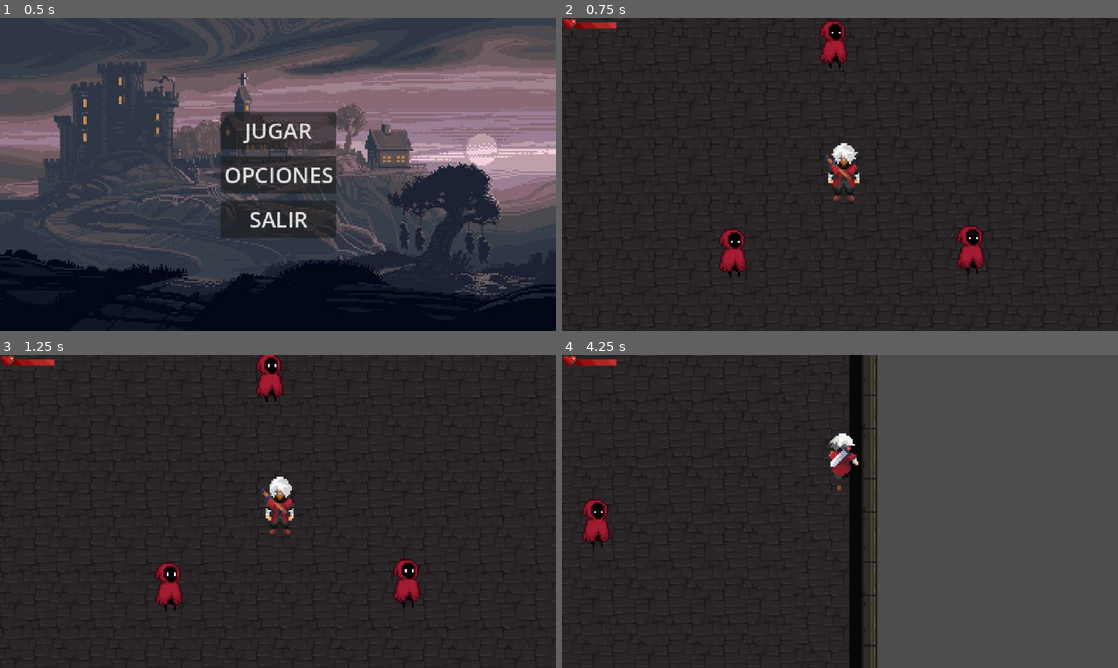
Above: before the commit, frames 1-4 (two rows, left to right).
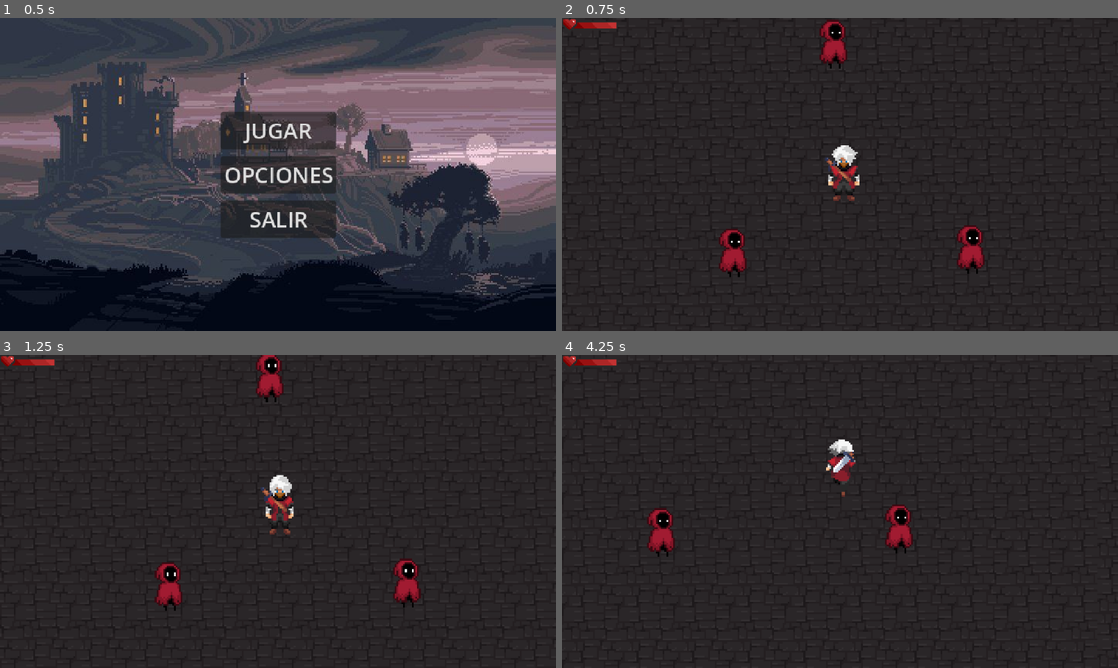
Above: after the commit, the same moments.

Repository: Gato7w7/Caedes_Benedicta
Game: Godot game, scene res://Scenes/menu.tscn
Same seed, same stepped clock (60 frames per second), same inputs: the game is played once before the commit and once after it.
Inputs (mouse positions are in pixels of both pictures, inside the frame that each line leads up to):
- Up to frame 1 (0.5 s): no input
- Up to frame 2 (0.75 s): click "JUGAR" at 0.5 s
- Up to frame 3 (1.25 s): no input
- Up to frame 4 (4.25 s): move the mouse to (962, 495) at 1.27 s; hold Right (ui_right) 1.28-2.03 s; click (962, 495) at 1.42 s; move the mouse to (728, 527) at 2.02 s; hold Down (ui_down) 2.03-2.78 s; click (728, 527) at 2.17 s; move the mouse to (895, 442) at 2.77 s; hold Right (ui_right) 2.78-3.53 s; click (895, 442) at 2.92 s; move the mouse to (812, 574) at 3.52 s; hold Up (ui_up) from 3.53 s (still down); click (812, 574) at 3.67 s

Frame 1 is identical in both runs. In frame 2, 0.3% of the frame differs, in the area x 47-54%, y 40-58%; in frame 3, 0.4%; in frame 4, 47%, in the area x 3-100%, y 0-100%.

Commit message:
Antes de implementar ataques

Diff:
--- a/Scenes/jugador.tscn
+++ b/Scenes/jugador.tscn
@@ -1,11 +1,15 @@
-[gd_scene load_steps=84 format=3 uid="uid://dmcuhd0kvhkgc"]
+[gd_scene load_steps=120 format=3 uid="uid://dmcuhd0kvhkgc"]
 
 [ext_resource type="Script" uid="uid://iys5d8qaptpk" path="res://Scripts/jugador.gd" id="1_c1mnh"]
 [ext_resource type="Texture2D" uid="uid://cr4hgcrcy71at" path="res://Assets/Personaje/attack1_down.png" id="2_aknpy"]
 [ext_resource type="Texture2D" uid="uid://dyf2vgvr3whe4" path="res://Assets/Personaje/attack_down.png" id="3_1bknw"]
 [ext_resource type="Texture2D" uid="uid://d7itqepydy0k" path="res://Assets/Personaje/idle_side_mod.png" id="4_3cdix"]
+[ext_resource type="Texture2D" uid="uid://b6igogtmf42kr" path="res://Assets/Personaje/attack1_side.png" id="4_aknpy"]
+[ext_resource type="Texture2D" uid="uid://dp5cphro710mi" path="res://Assets/Personaje/attack2_side.png" id="5_1bknw"]
 [ext_resource type="Texture2D" uid="uid://clt53k32v604b" path="res://Assets/Personaje/idle_down_mod.png" id="5_6vc6x"]
+[ext_resource type="Texture2D" uid="uid://ee26ncj3c484" path="res://Assets/Personaje/attack1_up.png" id="6_fr03m"]
 [ext_resource type="Texture2D" uid="uid://iyj6sbeyx1v1" path="res://Assets/Personaje/idle_up_mod.png" id="7_x1a6r"]
+[ext_resource type="Texture2D" uid="uid://b7fecdebu8262" path="res://Assets/Personaje/attack2_up.png" id="7_yy7ku"]
 [ext_resource type="Texture2D" uid="uid://1d6criw8u8af" path="res://Assets/Personaje/run_down_mod.png" id="10_fr03m"]
 [ext_resource type="Texture2D" uid="uid://2bqa7h5o57m2" path="res://Assets/Personaje/run_side_mod.png" id="11_fr03m"]
 [ext_resource type="Texture2D" uid="uid://dtsi54yf5ped1" path="res://Assets/Personaje/run_up_mod.png" id="12_yy7ku"]
@@ -74,6 +78,134 @@
 atlas = ExtResource("3_1bknw")
 region = Rect2(672, 0, 96, 80)
 
+[sub_resource type="AtlasTexture" id="AtlasTexture_bnm2g"]
+atlas = ExtResource("4_aknpy")
+region = Rect2(0, 0, 96, 80)
+
+[sub_resource type="AtlasTexture" id="AtlasTexture_wu5nh"]
+atlas = ExtResource("4_aknpy")
+region = Rect2(96, 0, 96, 80)
+
+[sub_resource type="AtlasTexture" id="AtlasTexture_y2gsv"]
+atlas = ExtResource("4_aknpy")
+region = Rect2(192, 0, 96, 80)
+
+[sub_resource type="AtlasTexture" id="AtlasTexture_hf4tf"]
+atlas = ExtResource("4_aknpy")
+region = Rect2(288, 0, 96, 80)
+
+[sub_resource type="AtlasTexture" id="AtlasTexture_c2yei"]
+atlas = ExtResource("4_aknpy")
+region = Rect2(384, 0, 96, 80)
+
+[sub_resource type="AtlasTexture" id="AtlasTexture_s0mfl"]
+atlas = ExtResource("4_aknpy")
+region = Rect2(480, 0, 96, 80)
+
+[sub_resource type="AtlasTexture" id="AtlasTexture_aw8s2"]
+atlas = ExtResource("4_aknpy")
+region = Rect2(576, 0, 96, 80)
+
+[sub_resource type="AtlasTexture" id="AtlasTexture_0gs4x"]
+atlas = ExtResource("4_aknpy")
+region = Rect2(672, 0, 96, 80)
+
+[sub_resource type="AtlasTexture" id="AtlasTexture_1csxk"]
+atlas = ExtResource("5_1bknw")
+region = Rect2(0, 0, 96, 80)
+
+[sub_resource type="AtlasTexture" id="AtlasTexture_kk0o3"]
+atlas = ExtResource("5_1bknw")
+region = Rect2(96, 0, 96, 80)
+
+[sub_resource type="AtlasTexture" id="AtlasTexture_see0k"]
+atlas = ExtResource("5_1bknw")
+region = Rect2(192, 0, 96, 80)
+
+[sub_resource type="AtlasTexture" id="AtlasTexture_gxv3l"]
+atlas = ExtResource("5_1bknw")
+region = Rect2(288, 0, 96, 80)
+
+[sub_resource type="AtlasTexture" id="AtlasTexture_b5kao"]
+atlas = ExtResource("5_1bknw")
+region = Rect2(384, 0, 96, 80)
+
+[sub_resource type="AtlasTexture" id="AtlasTexture_8sfcj"]
+atlas = ExtResource("5_1bknw")
+region = Rect2(480, 0, 96, 80)
+
+[sub_resource type="AtlasTexture" id="AtlasTexture_q526c"]
+atlas = ExtResource("5_1bknw")
+region = Rect2(576, 0, 96, 80)
+
+[sub_resource type="AtlasTexture" id="AtlasTexture_deksw"]
+atlas = ExtResource("5_1bknw")
+region = Rect2(672, 0, 96, 80)
+
+[sub_resource type="AtlasTexture" id="AtlasTexture_3kbxk"]
+atlas = ExtResource("6_fr03m")
+region = Rect2(0, 0, 96, 80)
+
+[sub_resource type="AtlasTexture" id="AtlasTexture_lp4st"]
+atlas = ExtResource("6_fr03m")
+region = Rect2(96, 0, 96, 80)
+
+[sub_resource type="AtlasTexture" id="AtlasTexture_jim6r"]
+atlas = ExtResource("6_fr03m")
+region = Rect2(192, 0, 96, 80)
+
+[sub_resource type="AtlasTexture" id="AtlasTexture_ihteu"]
+atlas = ExtResource("6_fr03m")
+region = Rect2(288, 0, 96, 80)
+
+[sub_resource type="AtlasTexture" id="AtlasTexture_qhjea"]
+atlas = ExtResource("6_fr03m")
+region = Rect2(384, 0, 96, 80)
+
+[sub_resource type="AtlasTexture" id="AtlasTexture_1ii0v"]
+atlas = ExtResource("6_fr03m")
+region = Rect2(480, 0, 96, 80)
+
+[sub_resource type="AtlasTexture" id="AtlasTexture_e8k6w"]
+atlas = ExtResource("6_fr03m")
+region = Rect2(576, 0, 96, 80)
+
+[sub_resource type="AtlasTexture" id="AtlasTexture_310my"]
+atlas = ExtResource("6_fr03m")
+region = Rect2(672, 0, 96, 80)
+
+[sub_resource type="AtlasTexture" id="AtlasTexture_2hqh5"]
+atlas = ExtResource("7_yy7ku")
+region = Rect2(0, 0, 96, 80)
+
+[sub_resource type="AtlasTexture" id="AtlasTexture_oy1vx"]
+atlas = ExtResource("7_yy7ku")
+region = Rect2(96, 0, 96, 80)
+
+[sub_resource type="AtlasTexture" id="AtlasTexture_3i6pd"]
+atlas = ExtResource("7_yy7ku")
+region = Rect2(192, 0, 96, 80)
+
+[sub_resource type="AtlasTexture" id="AtlasTexture_bcrbm"]
+atlas = ExtResource("7_yy7ku")
+region = Rect2(288, 0, 96, 80)
+
+[sub_resource type="AtlasTexture" id="AtlasTexture_m5vdq"]
+atlas = ExtResource("7_yy7ku")
+region = Rect2(384, 0, 96, 80)
+
+[sub_resource type="AtlasTexture" id="AtlasTexture_01vd6"]
+atlas = ExtResource("7_yy7ku")
+region = Rect2(480, 0, 96, 80)
+
+[sub_resource type="AtlasTexture" id="AtlasTexture_qp7yg"]
+atlas = ExtResource("7_yy7ku")
+region = Rect2(576, 0, 96, 80)
+
+[sub_resource type="AtlasTexture" id="AtlasTexture_nkoaa"]
+atlas = ExtResource("7_yy7ku")
+region = Rect2(672, 0, 96, 80)
+
 [sub_resource type="AtlasTexture" id="AtlasTexture_rmprl"]
 atlas = ExtResource("5_6vc6x")
 region = Rect2(0, 0, 96, 80)
@@ -349,9 +481,115 @@
 "duration": 1.0,
 "texture": SubResource("AtlasTexture_38wpy")
 }],
-"loop": true,
-"name": &"double_a",
-"speed": 10.0
+"loop": false,
+"name": &"attack_down",
+"speed": 17.0
+}, {
+"frames": [{
+"duration": 1.0,
+"texture": SubResource("AtlasTexture_bnm2g")
+}, {
+"duration": 1.0,
+"texture": SubResource("AtlasTexture_wu5nh")
+}, {
+"duration": 1.0,
+"texture": SubResource("AtlasTexture_y2gsv")
+}, {
+"duration": 1.0,
+"texture": SubResource("AtlasTexture_hf4tf")
+}, {
+"duration": 1.0,
+"texture": SubResource("AtlasTexture_c2yei")
+}, {
+"duration": 1.0,
+"texture": SubResource("AtlasTexture_s0mfl")
+}, {
+"duration": 1.0,
+"texture": SubResource("AtlasTexture_aw8s2")
+}, {
+"duration": 1.0,
+"texture": SubResource("AtlasTexture_0gs4x")
+}, {
+"duration": 1.0,
+"texture": SubResource("AtlasTexture_1csxk")
+}, {
+"duration": 1.0,
+"texture": SubResource("AtlasTexture_kk0o3")
+}, {
+"duration": 1.0,
+"texture": SubResource("AtlasTexture_see0k")
+}, {
+"duration": 1.0,
+"texture": SubResource("AtlasTexture_gxv3l")
+}, {
+"duration": 1.0,
+"texture": SubResource("AtlasTexture_b5kao")
+}, {
+"duration": 1.0,
+"texture": SubResource("AtlasTexture_8sfcj")
+}, {
+"duration": 1.0,
+"texture": SubResource("AtlasTexture_q526c")
+}, {
+"duration": 1.0,
+"texture": SubResource("AtlasTexture_deksw")
+}],
+"loop": false,
+"name": &"attack_side",
+"speed": 17.0
+}, {
+"frames": [{
+"duration": 1.0,
+"texture": SubResource("AtlasTexture_3kbxk")
+}, {
+"duration": 1.0,
+"texture": SubResource("AtlasTexture_lp4st")
+}, {
+"duration": 1.0,
+"texture": SubResource("AtlasTexture_jim6r")
+}, {
+"duration": 1.0,
+"texture": SubResource("AtlasTexture_ihteu")
+}, {
+"duration": 1.0,
+"texture": SubResource("AtlasTexture_qhjea")
+}, {
+"duration": 1.0,
+"texture": SubResource("AtlasTexture_1ii0v")
+}, {
+"duration": 1.0,
+"texture": SubResource("AtlasTexture_e8k6w")
+}, {
+"duration": 1.0,
+"texture": SubResource("AtlasTexture_310my")
+}, {
+"duration": 1.0,
+"texture": SubResource("AtlasTexture_2hqh5")
+}, {
+"duration": 1.0,
+"texture": SubResource("AtlasTexture_oy1vx")
+}, {
+"duration": 1.0,
+"texture": SubResource("AtlasTexture_3i6pd")
+}, {
+"duration": 1.0,
+"texture": SubResource("AtlasTexture_bcrbm")
+}, {
+"duration": 1.0,
+"texture": SubResource("AtlasTexture_m5vdq")
+}, {
+"duration": 1.0,
+"texture": SubResource("AtlasTexture_01vd6")
+}, {
+"duration": 1.0,
+"texture": SubResource("AtlasTexture_qp7yg")
+}, {
+"duration": 1.0,
+"texture": SubResource("AtlasTexture_nkoaa")
+}],
+"loop": false,
+"name": &"attack_up",
+"speed": 17.0
 }, {
 "frames": [{
 "duration": 1.0,
@@ -568,9 +806,9 @@
 [node name="AnimatedSprite2D" type="AnimatedSprite2D" parent="."]
 position = Vector2(3, 0)
 sprite_frames = SubResource("SpriteFrames_x1a6r")
-animation = &"double_a"
+animation = &"nidle_down"
 autoplay = "nidle_down"
-frame_progress = 0.9017476
+frame_progress = 0.44446126
 
 [node name="CollisionShape2D" type="CollisionShape2D" parent="."]
 position = Vector2(3, 3)
--- a/Scripts/jugador.gd
+++ b/Scripts/jugador.gd
@@ -7,6 +7,9 @@
 # Variable para controlar el cooldown de daño
 var can_take_damage := true
 
+# Variable para controlar si está atacando
+var is_attacking := false
+
 # === VARIABLES DE VIDA ===
 var max_health = 100.0
 var current_health = 100.0
@@ -14,11 +17,21 @@
 
 func _ready() -> void:
 	sprite.play("nidle_down") # Animación inicial
+
 	# Configurar barra de vida
 	health_bar.max_value = max_health
 	health_bar.value = current_health
 
+	# Conectar señal de animación terminada
+	sprite.animation_finished.connect(_on_animation_finished)
+
 func _physics_process(delta: float) -> void:
+	# Si está atacando, no procesar movimiento
+	if is_attacking:
+		velocity = Vector2.ZERO
+		move_and_slide()
+		return
+
 	var input_vector = Vector2.ZERO
 
 	# Movimiento en los 2 ejes
@@ -70,6 +83,42 @@
 			sprite.play("nwalk_down")
 			last_direction = "down"
 
+func _input(event: InputEvent) -> void:
+	# Detectar clic derecho del mouse
+	if event is InputEventMouseButton:
+		if event.button_index == MOUSE_BUTTON_LEFT and event.pressed and not is_attacking:
+			perform_attack()
+
+# Función para ejecutar el ataque
+func perform_attack() -> void:
+	is_attacking = true
+
+	# Ejecutar animación según la dirección
+	match last_direction:
+		"down":
+			sprite.play("attack_down")
+		"up":
+			sprite.play("attack_up")
+		"side":
+			sprite.play("attack_side")
+
+# Función que se ejecuta cuando termina una animación
+func _on_animation_finished() -> void:
+	# Solo procesar si era una animación de ataque
+	if is_attacking:
+		var current_anim = sprite.animation
+		# Verificar que realmente terminó una animación de ataque
+		if current_anim.begins_with("attack_"):
+			is_attacking = false
+			# Volver a la animación idle correspondiente
+			match last_direction:
+				"down":
+					sprite.play("nidle_down")
+				"up":
+					sprite.play("nidle_up")
+				"side":
+					sprite.play("nidle_side")
+
 # Función que se ejecuta cuando termina el cooldown de daño
 func _on_damage_cooldown_finished() -> void:
 	can_take_damage = true
--- a/project.godot
+++ b/project.godot
@@ -23,6 +23,46 @@
 window/size/window_height_override=720
 window/stretch/mode="canvas_items"
 
+[input]
+
+ui_left={
+"deadzone": 0.5,
+"events": [Object(InputEventKey,"resource_local_to_scene":false,"resource_name":"","device":0,"window_id":0,"alt_pressed":false,"shift_pressed":false,"ctrl_pressed":false,"meta_pressed":false,"pressed":false,"keycode":4194319,"physical_keycode":0,"key_label":0,"unicode":0,"location":0,"echo":false,"script":null)
+, Object(InputEventJoypadButton,"resource_local_to_scene":false,"resource_name":"","device":0,"button_index":13,"pressure":0.0,"pressed":false,"script":null)
+, Object(InputEventJoypadMotion,"resource_local_to_scene":false,"resource_name":"","device":0,"axis":0,"axis_value":-1.0,"script":null)
+, Object(InputEventKey,"resource_local_to_scene":false,"resource_name":"","device":0,"window_id":0,"alt_pressed":false,"shift_pressed":false,"ctrl_pressed":false,"meta_pressed":false,"pressed":false,"keycode":0,"physical_keycode":65,"key_label":0,"unicode":0,"location":0,"echo":false,"script":null)
+]
+}
+ui_right={
+"deadzone": 0.5,
+"events": [Object(InputEventKey,"resource_local_to_scene":false,"resource_name":"","device":0,"window_id":0,"alt_pressed":false,"shift_pressed":false,"ctrl_pressed":false,"meta_pressed":false,"pressed":false,"keycode":4194321,"physical_keycode":0,"key_label":0,"unicode":0,"location":0,"echo":false,"script":null)
+, Object(InputEventJoypadButton,"resource_local_to_scene":false,"resource_name":"","device":0,"button_index":14,"pressure":0.0,"pressed":false,"script":null)
+, Object(InputEventJoypadMotion,"resource_local_to_scene":false,"resource_name":"","device":0,"axis":0,"axis_value":1.0,"script":null)
+, Object(InputEventKey,"resource_local_to_scene":false,"resource_name":"","device":-1,"window_id":0,"alt_pressed":false,"shift_pressed":false,"ctrl_pressed":false,"meta_pressed":false,"pressed":false,"keycode":0,"physical_keycode":68,"key_label":0,"unicode":100,"location":0,"echo":false,"script":null)
+]
+}
+ui_up={
+"deadzone": 0.5,
+"events": [Object(InputEventKey,"resource_local_to_scene":false,"resource_name":"","device":0,"window_id":0,"alt_pressed":false,"shift_pressed":false,"ctrl_pressed":false,"meta_pressed":false,"pressed":false,"keycode":4194320,"physical_keycode":0,"key_label":0,"unicode":0,"location":0,"echo":false,"script":null)
+, Object(InputEventJoypadButton,"resource_local_to_scene":false,"resource_name":"","device":0,"button_index":11,"pressure":0.0,"pressed":false,"script":null)
+, Object(InputEventJoypadMotion,"resource_local_to_scene":false,"resource_name":"","device":0,"axis":1,"axis_value":-1.0,"script":null)
+, Object(InputEventKey,"resource_local_to_scene":false,"resource_name":"","device":-1,"window_id":0,"alt_pressed":false,"shift_pressed":false,"ctrl_pressed":false,"meta_pressed":false,"pressed":false,"keycode":0,"physical_keycode":87,"key_label":0,"unicode":119,"location":0,"echo":false,"script":null)
+]
+}
+ui_down={
+"deadzone": 0.5,
+"events": [Object(InputEventKey,"resource_local_to_scene":false,"resource_name":"","device":0,"window_id":0,"alt_pressed":false,"shift_pressed":false,"ctrl_pressed":false,"meta_pressed":false,"pressed":false,"keycode":4194322,"physical_keycode":0,"key_label":0,"unicode":0,"location":0,"echo":false,"script":null)
+, Object(InputEventJoypadButton,"resource_local_to_scene":false,"resource_name":"","device":0,"button_index":12,"pressure":0.0,"pressed":false,"script":null)
+, Object(InputEventJoypadMotion,"resource_local_to_scene":false,"resource_name":"","device":0,"axis":1,"axis_value":1.0,"script":null)
+, Object(InputEventKey,"resource_local_to_scene":false,"resource_name":"","device":-1,"window_id":0,"alt_pressed":false,"shift_pressed":false,"ctrl_pressed":false,"meta_pressed":false,"pressed":false,"keycode":0,"physical_keycode":83,"key_label":0,"unicode":115,"location":0,"echo":false,"script":null)
+]
+}
+Hit={
+"deadzone": 0.2,
+"events": [Object(InputEventMouseButton,"resource_local_to_scene":false,"resource_name":"","device":-1,"window_id":0,"alt_pressed":false,"shift_pressed":false,"ctrl_pressed":false,"meta_pressed":false,"button_mask":1,"position":Vector2(102.21484, 16.339844),"global_position":Vector2(111.21484, 64.33984),"factor":1.0,"button_index":1,"canceled":false,"pressed":true,"double_click":false,"script":null)
+]
+}
+
 [rendering]
 
 textures/canvas_textures/default_texture_filter=0
Binary file added: Assets/Personaje/attack1_side.png
Not shown, added: Assets/Personaje/attack1_side.png.import
Binary file added: Assets/Personaje/attack1_up.png
Not shown, added: Assets/Personaje/attack1_up.png.import
Binary file added: Assets/Personaje/attack2_side.png
Not shown, added: Assets/Personaje/attack2_side.png.import
Binary file added: Assets/Personaje/attack2_up.png
Not shown, added: Assets/Personaje/attack2_up.png.import
